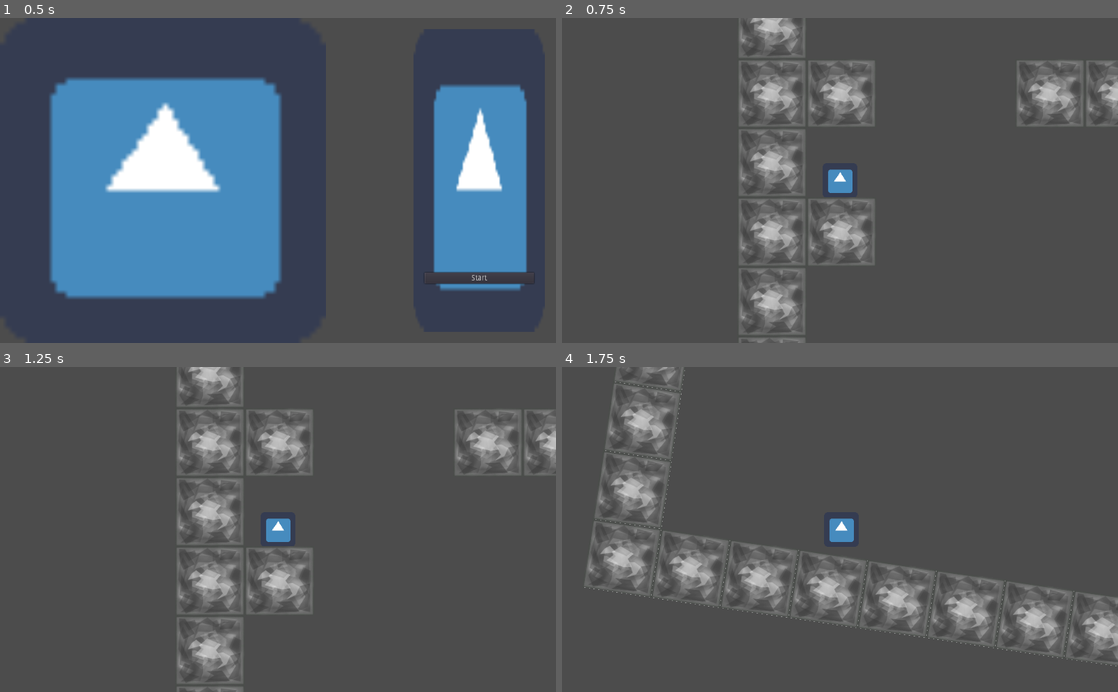
Above: before the commit, frames 1-4 (two rows, left to right).
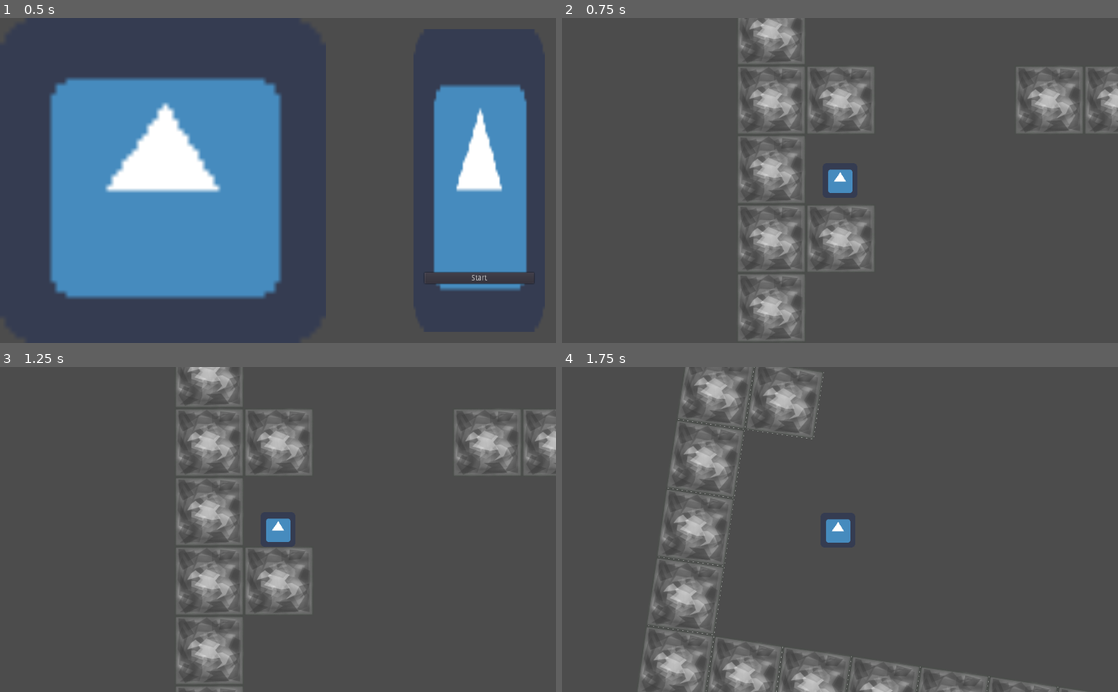
Above: after the commit, the same moments.

Repository: Boivin92/Turning-of-seasons
Game: Godot game, scene res://Menu/MainMenu/MainMenu.tscn
The game is run twice, just before and just after one commit, with the same random seed, the same clock (stepped at 60 frames per second) and the same inputs. The project has no main scene, so this scene is started directly. The engine's default icon, where the game draws it, is replaced by a stand-in: a white triangle on a blue panel in a dark square.
Inputs:
- Up to frame 1 (0.5 s): no input
- Up to frame 2 (0.75 s): click "Start" at 0.5 s
- Up to frame 3 (1.25 s): no input
- Up to frame 4 (1.75 s): tap Enter (ui_accept) at 1.25, 1.55 s; hold D (right) from 1.28 s (still down); hold Down (pound) from 1.28 s (still down); tap Space (jump) at 1.52 s

Frame 1 is identical in both runs. In frame 2, 7.0% of the frame differs, in the area x 31-100%, y 0-100%; in frame 3, 0.2%; in frame 4, 23%, in the area x 4-100%, y 0-100%.

Commit message:
removed "Game"

Diff:
--- a/Game/Game.gd
+++ /dev/null
@@ -1,18 +0,0 @@
-extends Node2D
-
-func _ready():
-	_prepare_tween()
-
-func _process(delta):
-	if Input.is_action_just_pressed("ui_accept"):
-		$Tween.start()
-
-func _on_Tween_tween_completed(object, key):
-	_prepare_tween()
-
-func _prepare_tween():
-	$Tween.remove_all()
-	$Tween.interpolate_property($Level, "rotation_degrees",
-		$Level.rotation_degrees,
-		$Level.rotation_degrees + 90, 5,
-		Tween.TRANS_LINEAR, Tween.EASE_IN_OUT)
--- a/Game/Game.tscn
+++ /dev/null
@@ -1,21 +0,0 @@
-[gd_scene load_steps=4 format=2]
-
-[ext_resource path="res://Game/Game.gd" type="Script" id=1]
-[ext_resource path="res://Player/Player.tscn" type="PackedScene" id=2]
-[ext_resource path="res://Level/Level.tscn" type="PackedScene" id=3]
-
-[node name="Game" type="Node2D"]
-script = ExtResource( 1 )
-
-[node name="Player" parent="." instance=ExtResource( 2 )]
-position = Vector2( -771.842, 242.624 )
-gravity = 350
-run_speed = 200
-jump_speed = 400
-
-[node name="Level" parent="." instance=ExtResource( 3 )]
-position = Vector2( -961.48, -896.358 )
-
-[node name="Tween" type="Tween" parent="."]
-[connection signal="objective_got" from="Level" to="." method="_on_Level_objective_got"]
-[connection signal="tween_completed" from="Tween" to="." method="_on_Tween_tween_completed"]
--- a/Level/Level.gd
+++ b/Level/Level.gd
@@ -2,10 +2,30 @@
 
 signal objective_got
 
+export (int) var RotationOnAdvance : int = 90
+export (PackedScene) var NextLevel
+
 # Called when the node enters the scene tree for the first time.
 func _ready():
-	pass # Replace with function body.
+	_prepare_tween()
 
-# Called every frame. 'delta' is the elapsed time since the previous frame.
-#func _process(delta):
-#	pass
+func _process(delta):
+	if Input.is_action_just_pressed("ui_accept"):
+		$Tween.start()
+
+func GoToNextLevel():
+	get_tree().change_scene_to(NextLevel)
+
+func _on_Tween_tween_completed(object, key):
+	_prepare_tween()
+
+func _prepare_tween():
+	$Tween.remove_all()
+	$Tween.interpolate_property(self, "rotation_degrees",
+		rotation_degrees,
+		rotation_degrees + RotationOnAdvance, 5,
+		Tween.TRANS_LINEAR, Tween.EASE_IN_OUT)
+	$Tween.interpolate_property($Player, "rotation_degrees",
+		$Player.rotation_degrees,
+		$Player.rotation_degrees - RotationOnAdvance, 5,
+		Tween.TRANS_LINEAR, Tween.EASE_IN_OUT)
--- a/Level/Level.tscn
+++ b/Level/Level.tscn
@@ -1,7 +1,8 @@
-[gd_scene load_steps=3 format=2]
+[gd_scene load_steps=4 format=2]
 
 [ext_resource path="res://Level/Level.gd" type="Script" id=1]
 [ext_resource path="res://Level/tileset.tres" type="TileSet" id=2]
+[ext_resource path="res://Player/Player.tscn" type="PackedScene" id=3]
 
 [node name="Level" type="Node2D"]
 script = ExtResource( 1 )
@@ -14,3 +15,9 @@
 cell_size = Vector2( 128, 128 )
 format = 1
 tile_data = PoolIntArray( 0, 0, 0, 1, 0, 0, 2, 0, 0, 3, 0, 0, 4, 0, 0, 5, 0, 0, 6, 0, 0, 7, 0, 0, 8, 0, 0, 9, 0, 0, 10, …(884 unchanged characters)…
+
+[node name="Player" parent="." instance=ExtResource( 3 )]
+position = Vector2( 191.332, 1090.59 )
+
+[node name="Tween" type="Tween" parent="."]
+[connection signal="tween_completed" from="Tween" to="." method="_on_Tween_tween_completed"]
--- a/Menu/MainMenu/MainMenu.tscn
+++ b/Menu/MainMenu/MainMenu.tscn
@@ -1,7 +1,7 @@
 [gd_scene load_steps=4 format=2]
 
 [ext_resource path="res://MainMenu.gd" type="Script" id=1]
-[ext_resource path="res://Game/Game.tscn" type="PackedScene" id=2]
+[ext_resource path="res://Level/Level.tscn" type="PackedScene" id=2]
 [ext_resource path="res://icon.png" type="Texture" id=3]
 
 [node name="MainMenu" type="Control"]
--- a/Player/Player.gd
+++ b/Player/Player.gd
@@ -16,10 +16,17 @@
 	if not pounding:
 		get_input()
 	velocity.y = clamp(velocity.y, -2000, 2000)
+	var airborne = not is_on_floor()
 	velocity = move_and_slide(velocity, Vector2(0, -1))
+
+	if airborne && is_on_floor():
+		_shake_camera()
+
 	if pounding && is_on_floor():
 		pounding = false
-		$Camera2DWithShake.shake(0.4, 15, 8)
+
+func _shake_camera():
+	$Camera2DWithShake.shake(0.4, 15, 8)
 
 func get_input():
 	var right = Input.is_action_pressed("right")
--- a/Player/Player.tscn
+++ b/Player/Player.tscn
@@ -13,9 +13,9 @@
 __meta__ = {
 "_edit_group_": true
 }
-gravity = 400
-run_speed = 50
-jump_speed = 200
+gravity = 1200
+run_speed = 350
+jump_speed = 600
 
 [node name="Sprite" type="Sprite" parent="."]
 texture = ExtResource( 2 )
